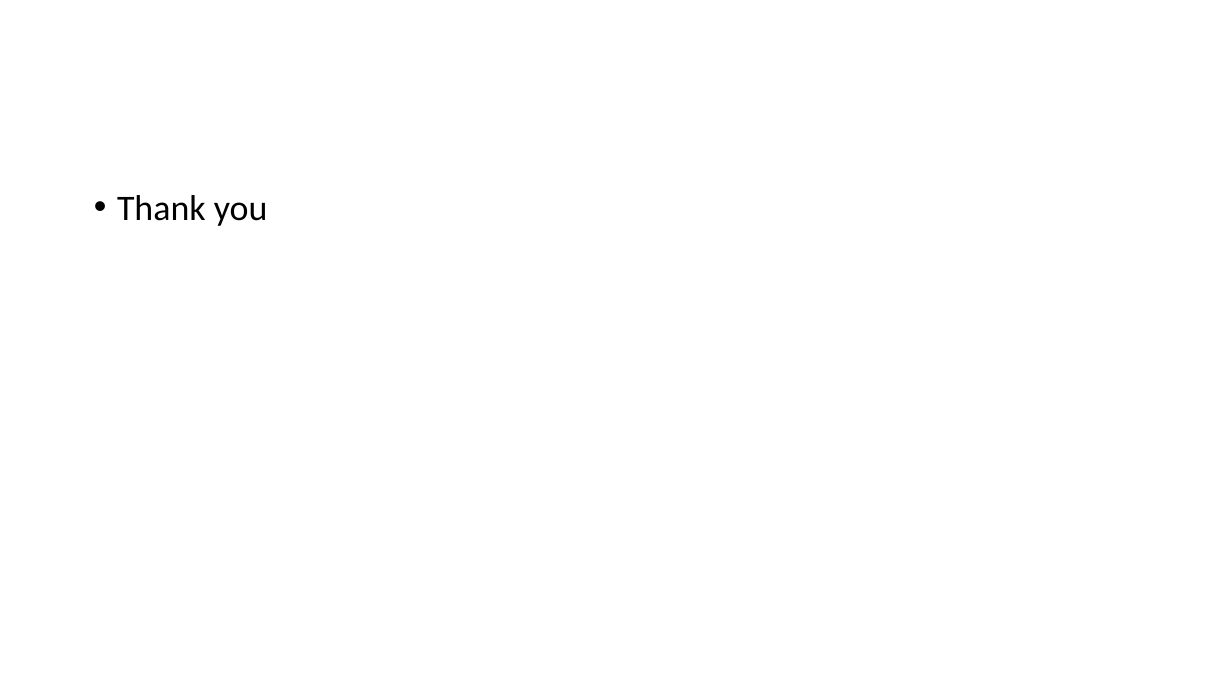
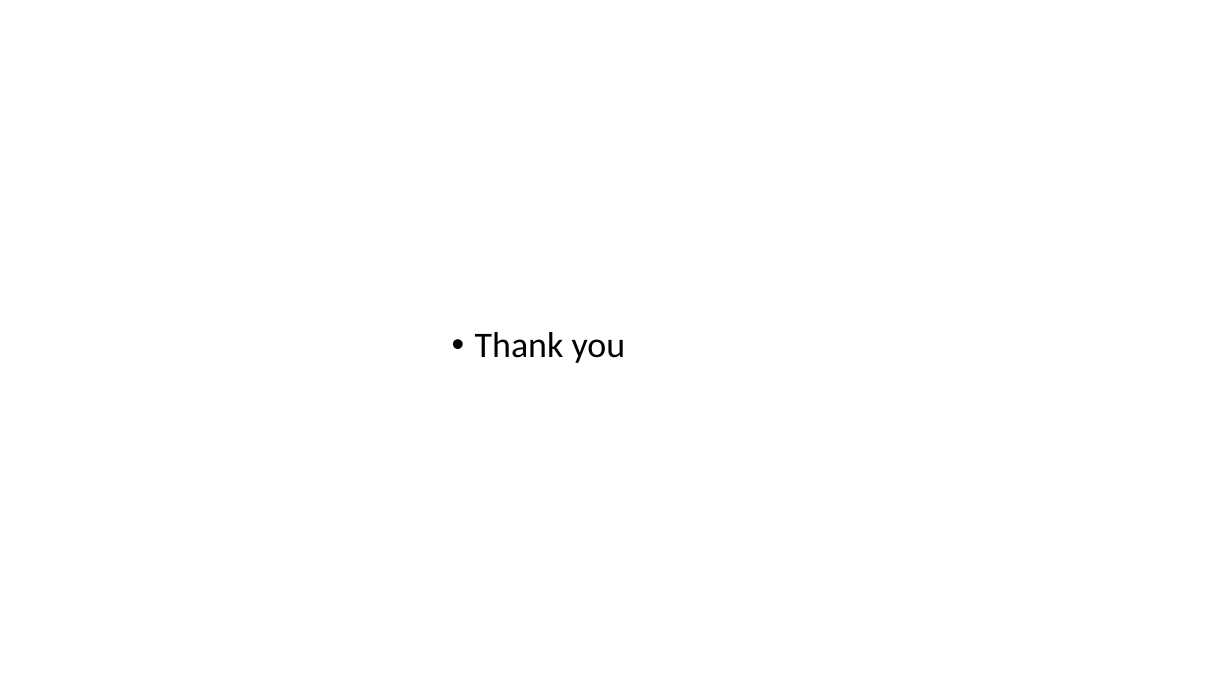
Before and after one commit to MGASALUCAS/credable-hackathon, a slide deck: slide 7 of revenue maximization.pptx (slide 5 before the commit). Drawn at 1232x693 pixels with LibreOffice and Linux fonts; fonts in the diff are those of the drawing. Boxes give left, top, right and bottom in pixels: in the first picture for what was removed or moved away, otherwise in the second. Text is boxed around its words. In the diff, an @@ line names an element or a change of style, - is before the commit and + after.

```diff
--- a/revenue maximization.pptx
+++ b/revenue maximization.pptx
@@ text "Thank you": place and size @@
-text "Thank you" at box(117, 195, 268, 226)
+text "Thank you" at box(475, 332, 626, 363)
```
Also in this commit, not shown: 1 other slide changed, 2 slides added.
